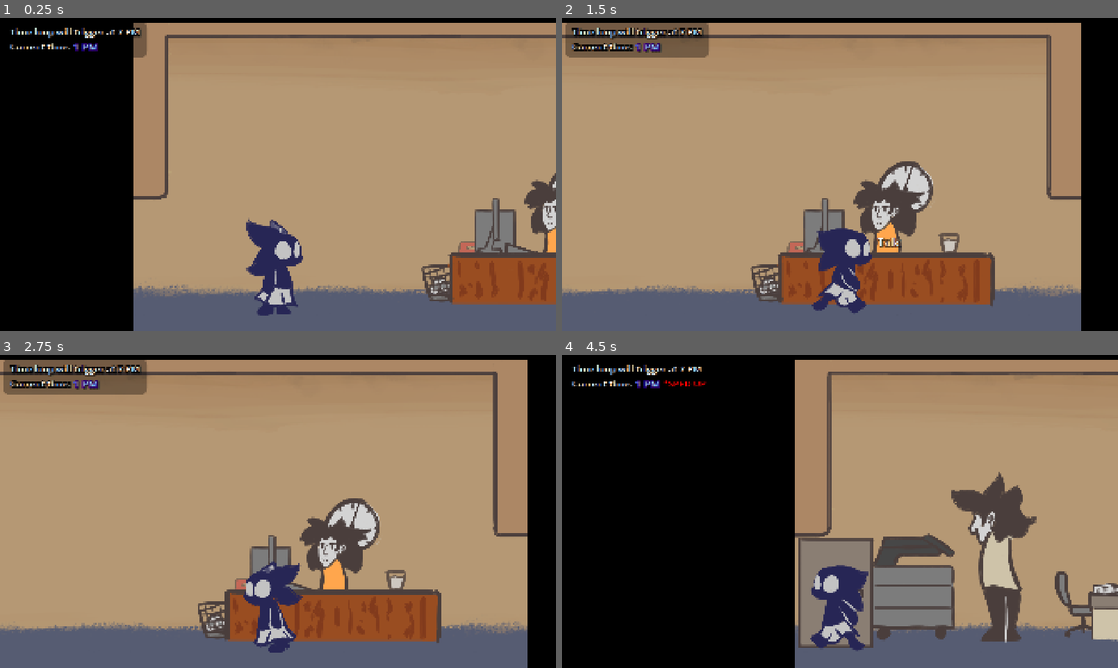
Above: before the commit, frames 1-4 (two rows, left to right).
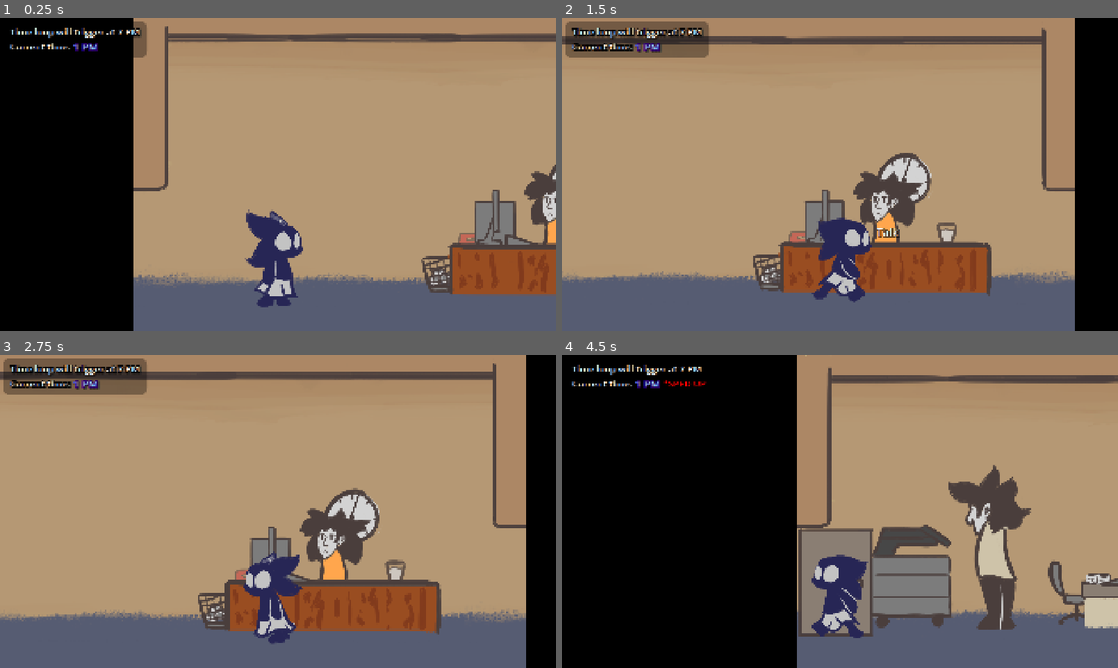
Above: after the commit, the same moments.

Repository: FlooferLand/timeloop-game
Game: Godot game, scene res://levels/the_building/the_building.tscn
Two runs of this game, one before a commit and one after it. Both use one fixed random seed, a clock stepped at 60 frames per second and the inputs below. This scene is started directly instead of the project's main scene. Sound files missing from this copy of the repository are replaced by a short silence.
Inputs (mouse positions are in pixels of both pictures, inside the frame that each line leads up to):
- Up to frame 1 (0.25 s): no input
- Up to frame 2 (1.5 s): tap Enter at 0.5 s; move the mouse to (962, 158) at 0.52 s; hold Shift (sprint) 0.53-1.28 s; hold D (walk_right) from 0.53 s (still down); click (962, 158) at 0.67 s; move the mouse to (728, 190) at 1.27 s; tap Space (advance_dialog) at 1.35 s
- Up to frame 3 (2.75 s): tap Shift (sprint) at 1.55, 2.3 s; move the mouse to (333, 442) at 2.02 s; release D (walk_right) at 2.03 s; hold A (walk_left) from 2.03 s (still down); hold Up (interact) from 2.03 s (still down)
- Up to frame 4 (4.5 s): move the mouse to (812, 574) at 2.77 s; release A (walk_left) at 2.78 s; release Up (interact) at 2.78 s; hold D (walk_right) 2.78-4.28 s; tap Shift (sprint) at 2.85, 4.35 s; click (812, 574) at 2.92 s; move the mouse to (1006, 558) at 3.52 s; hold Shift (sprint) 3.53-4.28 s; tap T at 3.6 s; move the mouse to (673, 464) at 4.27 s; hold A (walk_left) from 4.28 s (still down)

The runs differ from the first frame. In frame 1, 8.9% of the frame differs, in the area x 24-100%, y 0-96%; in frame 2, 15%, in the area x 0-94%, y 0-100%; in frame 3, 12%; in frame 4, 13%.

Commit message:
Add sprinting and OnScreenNotifier to rooms

Diff:
--- a/entities/player/Player.tscn
+++ b/entities/player/Player.tscn
@@ -15,13 +15,14 @@
 [sub_resource type="RectangleShape2D" id="RectangleShape2D_453mm"]
 size = Vector2(209, 294)
 
-[node name="Player" type="CharacterBody2D" node_paths=PackedStringArray("sprite", "footstep_comp", "inventory_comp")]
+[node name="Player" type="CharacterBody2D" node_paths=PackedStringArray("sprite", "footstep_comp", "inventory_comp", "camera")]
 z_index = 2
 script = ExtResource("1_453mm")
 footstep_sounds = ExtResource("2_g3lhm")
 sprite = NodePath("Sprite")
 footstep_comp = NodePath("FootstepComponent")
 inventory_comp = NodePath("InventoryComponent")
+camera = NodePath("Camera2D")
 
 [node name="Sprite" type="AnimatedSprite2D" parent="."]
 position = Vector2(-4.76837e-07, 1.90735e-06)
@@ -36,7 +37,7 @@
 debug_color = Color(0, 0.6, 0.701961, 0.180392)
 
 [node name="Camera2D" type="Camera2D" parent="."]
-position = Vector2(0, -480)
+position = Vector2(0, -450)
 process_callback = 0
 limit_enabled = false
 
--- a/entities/player/player.gd
+++ b/entities/player/player.gd
@@ -13,8 +13,10 @@
 @export var sprite: AnimatedSprite2D
 @export var footstep_comp: FootstepComponent
 @export var inventory_comp: InventoryComponent
+@export var camera: Camera2D
 
 var _initial_position: Vector2
+var _initial_zoom: Vector2
 
 var move_direction := Vector2.ZERO
 var facing := Facing.Right
@@ -38,6 +40,7 @@
 	else:
 		push_error("Footstep sounds is null!")
 	_initial_position = global_position
+	_initial_zoom = camera.zoom
 	mouse_locked = true
 	change_direction.connect(func(facing: Facing) -> void:
 		sprite.flip_h = (facing == Facing.Left)
@@ -80,6 +83,10 @@
 	var body_tilt := (PI * body_tilt_amount if walking else 0.0) * (1.0 if facing == Facing.Right else -1.0)
 	sprite.rotation = lerp(sprite.rotation, body_tilt, (4.0 if walking else 20.0) * delta)
 
+	# Camera zoom
+	var cam_zoom_value := _initial_zoom - (Vector2.ONE * 0.04 if sprinting and walking else Vector2.ZERO)
+	camera.zoom = lerp(camera.zoom, cam_zoom_value, delta * 2)
+
 func _physics_process(delta: float) -> void:
 	var motion := Vector2.ZERO
 	var speed := (SPEED * SPRINT_MULTIPLIER if sprinting else SPEED)
--- a/entities/room/auto_room.gd
+++ b/entities/room/auto_room.gd
@@ -44,11 +44,15 @@
 
 	# Ceiling
 	var ceil_tex_size := ceiling.texture.get_size()
-	ceiling.position = Vector2(0, -size.y)
-	ceiling.scale = Vector2(size.x / ceil_tex_size.x, 1.0)
+	var ceiling_height := 1.1
+	ceiling.position = Vector2(0, (-size.y - ((ceiling_height * ceil_tex_size.y) * 0.1)))
+	ceiling.scale = Vector2(
+		size.x / ceil_tex_size.x,
+		1.0 + ceiling_height
+	)
 
 	# Floor
-	var floor_height := 1.0
+	var floor_height := 1.1
 	var floor_tex_size := ceiling.texture.get_size()
 	floor.position = Vector2(0, -(floor_tex_size.y * (floor_height - 0.05)))
 	floor.scale = Vector2(size.x / floor_tex_size.x, floor_height)
--- a/entities/room/room.gd
+++ b/entities/room/room.gd
@@ -2,10 +2,10 @@
 extends Node2D
 
 var manager: RoomManager  # Injected by RoomManager
-var active := false
+var initially_active := false
 
 func _enter_tree() -> void:
 	manager = get_parent() as RoomManager
-	modulate = Color.WHITE if active else Color.BLACK
-	visible = active
+	modulate = Color.WHITE if initially_active else Color.BLACK
+	visible = initially_active
 	#print("MY NAME IS %s, I MADE THE MIMIC. IT WAS DIFFICULT TO PUT THE ROOMS TOGETHER" % name)
--- a/entities/room/room.tscn
+++ b/entities/room/room.tscn
@@ -12,15 +12,15 @@
 
 [sub_resource type="ShaderMaterial" id="ShaderMaterial_v2uyr"]
 shader = ExtResource("4_vouxh")
-shader_parameter/tile = Vector2(0.520833, 0.925926)
+shader_parameter/tile = Vector2(0.5208333, 0.9259259)
 
 [sub_resource type="ShaderMaterial" id="ShaderMaterial_vouxh"]
 shader = ExtResource("4_vouxh")
-shader_parameter/tile = Vector2(0.520833, 1)
+shader_parameter/tile = Vector2(0.5208333, 2.1)
 
 [sub_resource type="ShaderMaterial" id="ShaderMaterial_7we7q"]
 shader = ExtResource("4_vouxh")
-shader_parameter/tile = Vector2(0.520833, 1)
+shader_parameter/tile = Vector2(0.5208333, 1.1)
 
 [sub_resource type="RectangleShape2D" id="RectangleShape2D_eocep"]
 resource_local_to_scene = true
@@ -47,7 +47,7 @@
 [node name="Background" type="Sprite2D" parent="AutoRoom"]
 material = SubResource("ShaderMaterial_v2uyr")
 position = Vector2(0, -1000)
-scale = Vector2(0.520833, 0.925926)
+scale = Vector2(0.5208333, 0.9259259)
 texture = ExtResource("5_7we7q")
 centered = false
 script = ExtResource("6_oqp6b")
@@ -55,8 +55,8 @@
 
 [node name="Ceiling" type="Sprite2D" parent="AutoRoom"]
 material = SubResource("ShaderMaterial_vouxh")
-position = Vector2(0, -1000)
-scale = Vector2(0.520833, 1)
+position = Vector2(0, -1016.17)
+scale = Vector2(0.5208333, 2.1)
 texture = ExtResource("7_hgt0f")
 centered = false
 script = ExtResource("6_oqp6b")
@@ -64,8 +64,8 @@
 
 [node name="Floor" type="Sprite2D" parent="AutoRoom"]
 material = SubResource("ShaderMaterial_7we7q")
-position = Vector2(0, -139.65)
-scale = Vector2(0.520833, 1)
+position = Vector2(0, -154.35)
+scale = Vector2(0.5208333, 1.1)
 texture = ExtResource("8_t3ekj")
 centered = false
 script = ExtResource("6_oqp6b")
--- a/levels/the_building/room_manager.gd
+++ b/levels/the_building/room_manager.gd
@@ -14,7 +14,7 @@
 	set(value): change(value)
 
 func _enter_tree() -> void:
-	default.active = true
+	default.initially_active = true
 	for thing in get_children():
 		if thing is Room or RoomBridge:
 			thing.set("manager", self)
--- a/project.godot
+++ b/project.godot
@@ -13,7 +13,7 @@
 config/name="Time at the office"
 config/description="An alien stumbles across an office building that is stuck in a time loop"
 config/version="1.0.0"
-run/main_scene="uid://b5pwoudleripi"
+run/main_scene="uid://cu638cpwjak4k"
 config/features=PackedStringArray("4.5")
 boot_splash/bg_color=Color(0, 0, 0, 1)
 boot_splash/image="uid://0fbuntqttqsl"
--- a/utility/room_bounds/room_bounds.gd
+++ b/utility/room_bounds/room_bounds.gd
@@ -9,8 +9,25 @@
 		top = value
 		queue_redraw()
 
+@export_group("Local")
+@export var screen_notifier: VisibleOnScreenNotifier2D
+
+@onready var room: Room = get_parent()
+
 func _enter_tree() -> void:
 	queue_redraw()
+	screen_notifier.rect = Rect2(
+		0, -top,
+		right, top
+	)
+
+func _ready() -> void:
+	screen_notifier.screen_entered.connect(func() -> void:
+		room.visible = (room.manager.active == room)
+	)
+	screen_notifier.screen_exited.connect(func() -> void:
+		room.visible = (room.manager.active == room)
+	)
 
 func _draw() -> void:
 	if not Engine.is_editor_hint():
--- a/utility/room_bounds/room_bounds.tscn
+++ b/utility/room_bounds/room_bounds.tscn
@@ -2,7 +2,11 @@
 
 [ext_resource type="Script" uid="uid://bns2u7fmm5xg3" path="res://utility/room_bounds/room_bounds.gd" id="1_gtqkm"]
 
-[node name="RoomBounds" type="Node2D"]
+[node name="RoomBounds" type="Node2D" node_paths=PackedStringArray("screen_notifier")]
 z_index = 5
 script = ExtResource("1_gtqkm")
+screen_notifier = NodePath("VisibleOnScreenNotifier2D")
 metadata/_edit_lock_ = true
+
+[node name="VisibleOnScreenNotifier2D" type="VisibleOnScreenNotifier2D" parent="."]
+rect = Rect2(-10, -10, 20, 57.18)
